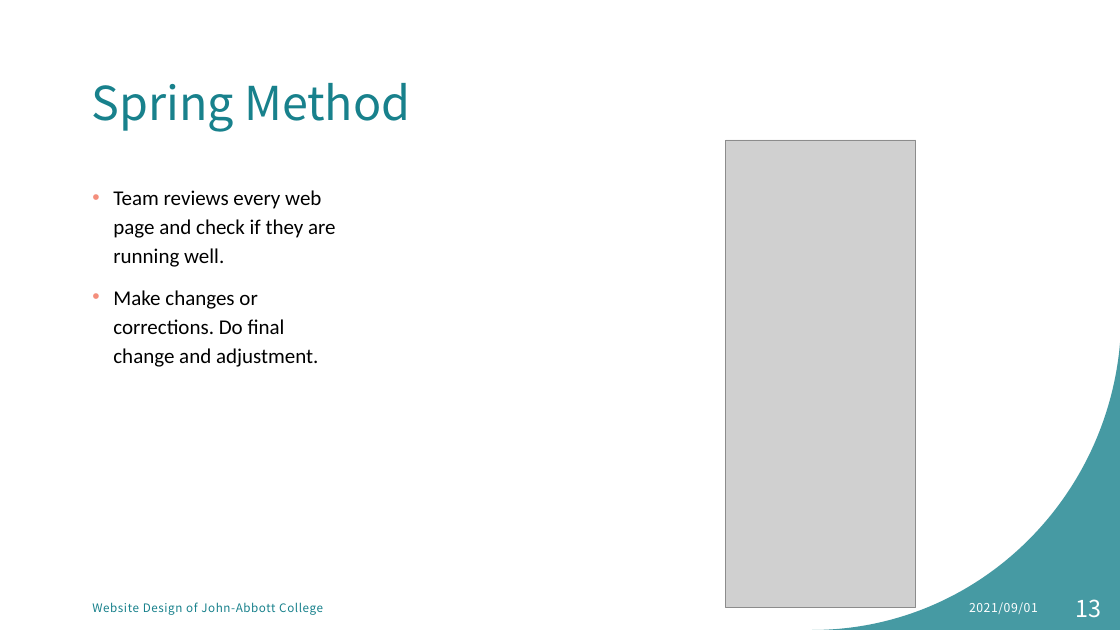
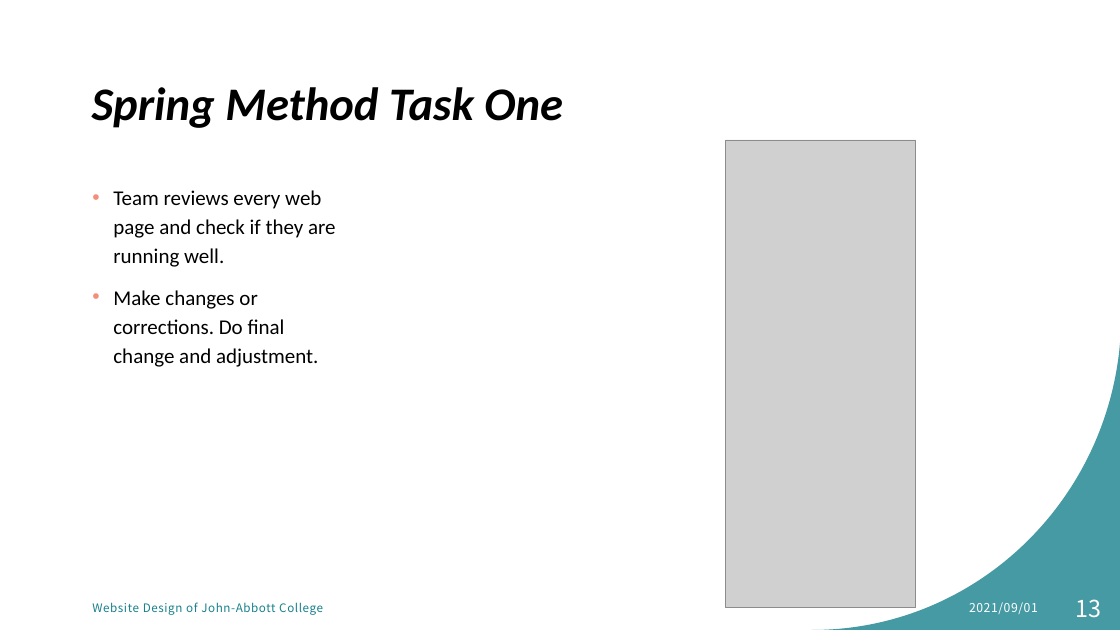
Before and after one commit to MikentGuo/Project_Tour, a slide deck: slide 13 of docs/Website Design for tourist attraction.pptx. Drawn at 1120x630 pixels with LibreOffice and Linux fonts; fonts in the diff are those of the drawing; grey boxes stand for pictures. Boxes give left, top, right and bottom in pixels: in the first picture for what was removed or moved away, otherwise in the second. Text is boxed around its words. In the diff, an @@ line names an element or a change of style, - is before the commit and + after.

```diff
--- a/docs/Website Design for tourist attraction.pptx
+++ b/docs/Website Design for tourist attraction.pptx
@@ title at box(92, 87, 563, 128): text changed; font Noto Sans CJK SC to Calibri; text colour #18818C to #000000; bold on; italic on @@
-Spring Method
+Spring Method Task One
```
Also in this commit, not shown: 7 other slides changed.
